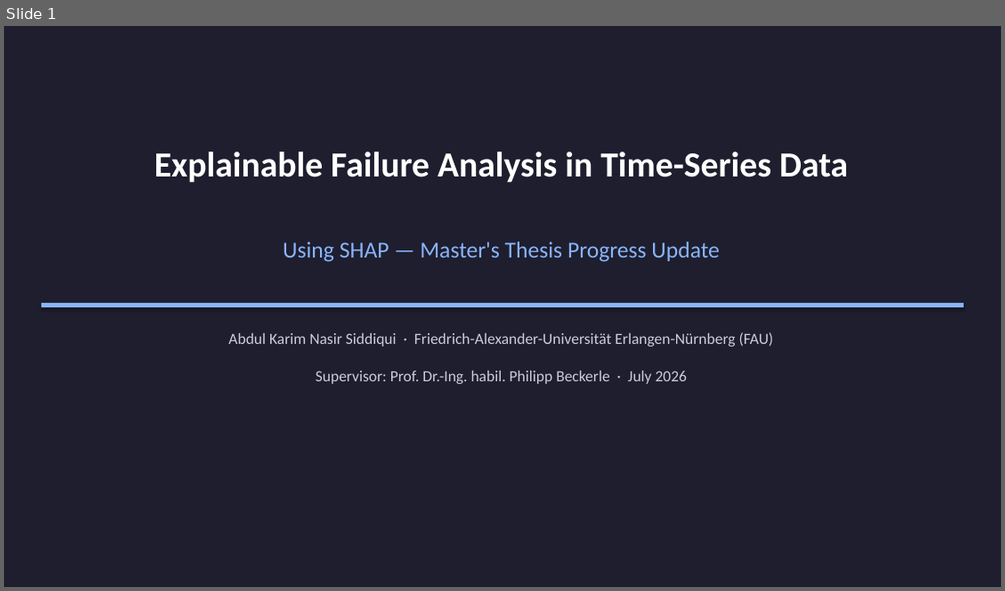
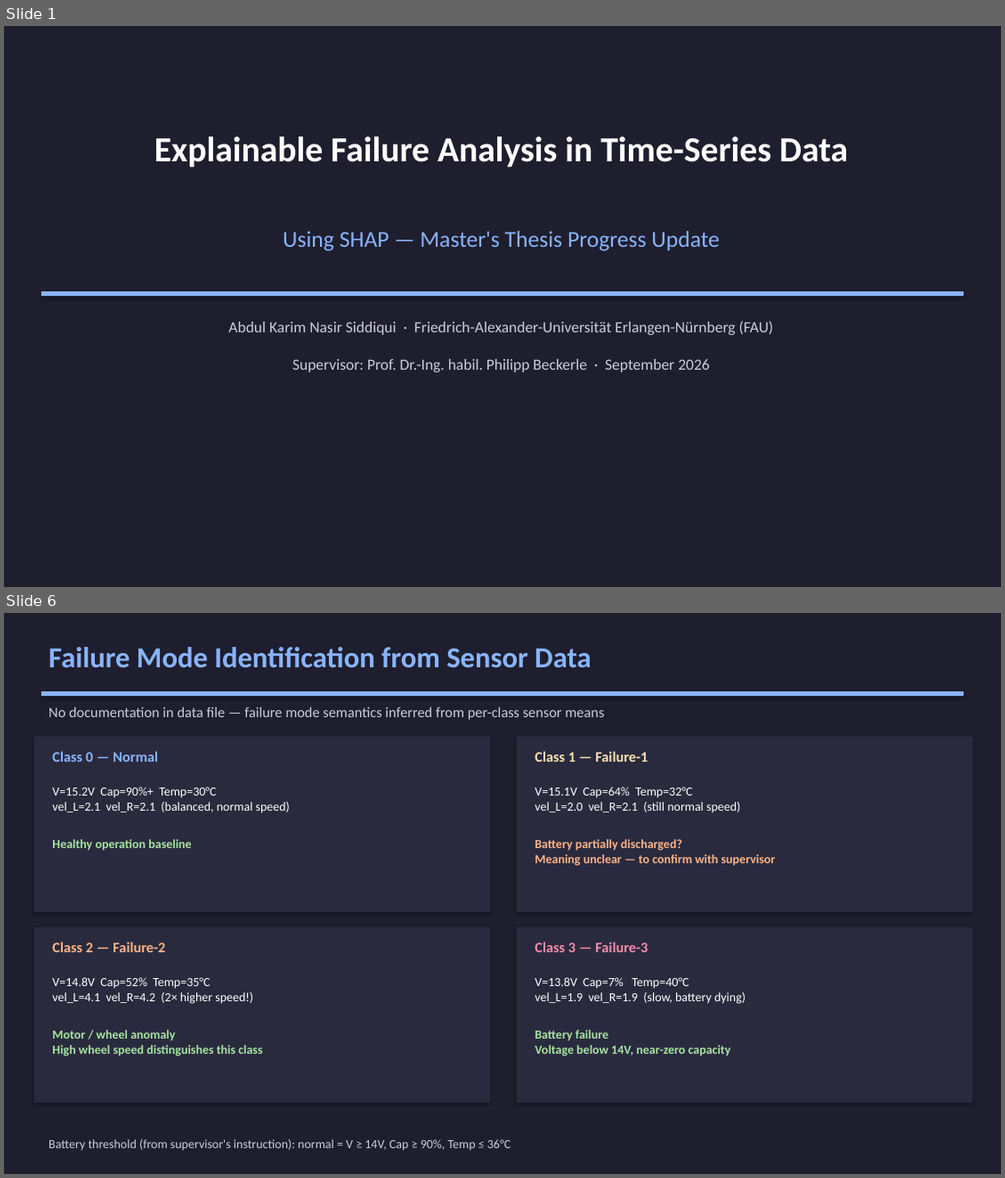
Before and after one commit to karimnasir553/MA_Siddiqui, a slide deck: MA_Siddiqui_Progress.pptx. Shown one above the other, each under a label of ours: slide 1 before the commit, slides 1 and 6 after it; the slides between them are not shown. The pictures are 1005x591 and 1005x1178 pixels, drawn with LibreOffice and Linux fonts; fonts in the diff are those of the drawing. Boxes give left, top, right and bottom in pixels: in the first picture for what was removed or moved away, otherwise in the second. Text is boxed around its words. In the diff, an @@ line names an element or a change of style, - is before the commit and + after.

```diff
--- a/MA_Siddiqui_Progress.pptx
+++ b/MA_Siddiqui_Progress.pptx
@@ slide 6 added at <box>4,613,1001,1174</box>, background #FFFFFF @@
@@ rectangle added at <box>4,613,1001,1174</box>, fill #1E1E2E @@
@@ text added at <box>48,647,591,668</box>, 28 pt, text #89B4FA, bold @@
+Failure Mode Identification from Sensor Data
@@ rectangle added at <box>41,691,963,696</box>, fill #89B4FA @@
@@ text added at <box>48,706,604,720</box>, 14 pt, text #CCCCDD @@
+No documentation in data file — failure mode semantics inferred from per-class sensor means
@@ rectangle added at <box>34,737,490,912</box>, fill #2A2A3E @@
@@ rectangle added at <box>517,737,972,912</box>, fill #2A2A3E @@
@@ text added at <box>52,751,158,762</box>, 14 pt, text #89B4FA, bold @@
+Class 0 — Normal
@@ text added at <box>534,751,647,762</box>, 14 pt, text #F9E2AF, bold @@
+Class 1 — Failure-1
@@ text added at <box>52,787,290,813</box>, 12 pt, text #FFFFFF @@
+V=15.2V Cap=90%+ Temp=30°C
+vel_L=2.1 vel_R=2.1 (balanced, normal speed)
@@ text added at <box>534,787,740,812</box>, 12 pt, text #FFFFFF @@
+V=15.1V Cap=64% Temp=32°C
+vel_L=2.0 vel_R=2.1 (still normal speed)
@@ text added at <box>52,839,191,850</box>, 12 pt, text #A6E3A1, bold @@
+Healthy operation baseline
@@ text added at <box>534,839,776,866</box>, 12 pt, text #FAB387, bold @@
+Battery partially discharged?
+Meaning unclear — to confirm with supervisor
@@ rectangle added at <box>34,927,490,1103</box>, fill #2A2A3E @@
@@ rectangle added at <box>517,927,972,1103</box>, fill #2A2A3E @@
@@ text added at <box>52,941,165,952</box>, 14 pt, text #FAB387, bold @@
+Class 2 — Failure-2
@@ text added at <box>534,941,647,952</box>, 14 pt, text #F38BA8, bold @@
+Class 3 — Failure-3
@@ text added at <box>52,977,253,1004</box>, 12 pt, text #FFFFFF @@
+V=14.8V Cap=52% Temp=35°C
+vel_L=4.1 vel_R=4.2 (2× higher speed!)
@@ text added at <box>534,977,745,1004</box>, 12 pt, text #FFFFFF @@
+V=13.8V Cap=7% Temp=40°C
+vel_L=1.9 vel_R=1.9 (slow, battery dying)
@@ text added at <box>52,1030,262,1056</box>, 12 pt, text #A6E3A1, bold @@
+Motor / wheel anomaly
+High wheel speed distinguishes this class
@@ text added at <box>534,1030,731,1056</box>, 12 pt, text #A6E3A1, bold @@
+Battery failure
+Voltage below 14V, near-zero capacity
@@ text added at <box>48,1139,510,1151</box>, 12 pt, text #CCCCDD @@
+Battery threshold (from supervisor's instruction): normal = V ≥ 14V, Cap ≥ 90%, Temp ≤ 36°C
@@ slide 1 changed as well @@
@@ 3 texts, 1 rectangle: place and size @@
-3 texts, 1 rectangle at <box>41,151,963,346</box>
+3 texts, 1 rectangle at <box>41,136,963,335</box>
@@ text at <box>292,359,709,372</box>: text changed @@
-Supervisor: Prof. Dr.-Ing. habil. Philipp Beckerle · July 2026
+Supervisor: Prof. Dr.-Ing. habil. Philipp Beckerle · September 2026
```
Also in this commit, not shown: 2 other slides changed, 10 other slides added, 14 slides removed, 1 other file.
